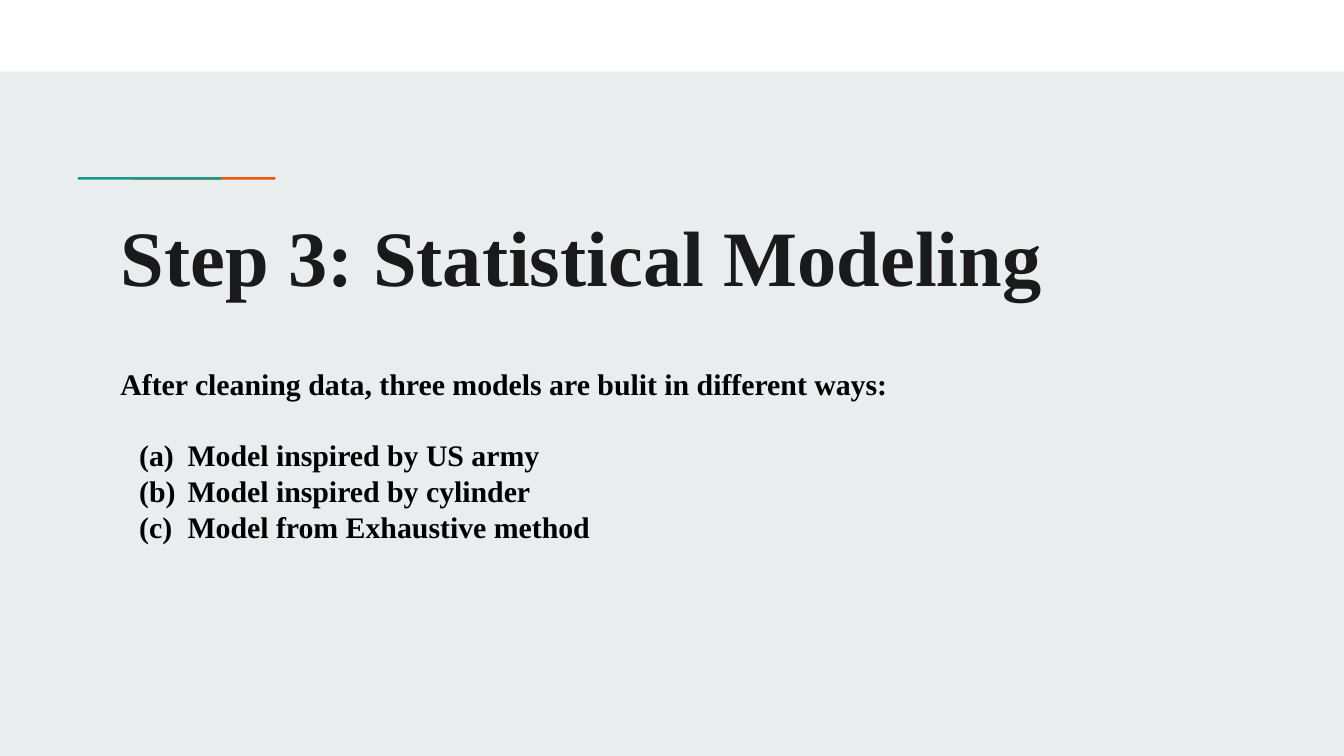
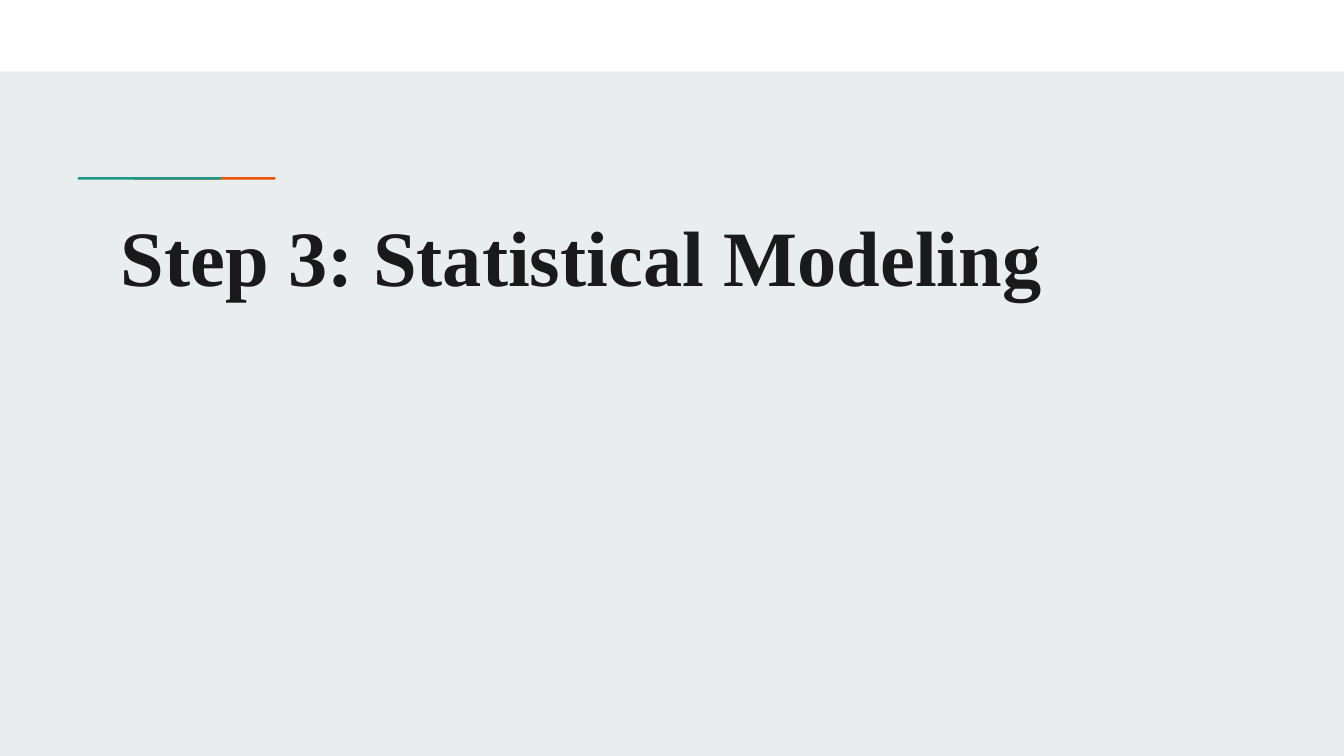
Before and after one commit to yzeng58/bodyfat-calculator, a slide deck: slide 10 of presentation/STAT628_module2.pptx. Drawn at 1344x756 pixels with LibreOffice and Linux fonts; fonts in the diff are those of the drawing. Boxes give left, top, right and bottom in pixels: in the first picture for what was removed or moved away, otherwise in the second. Text is boxed around its words. In the diff, an @@ line names an element or a change of style, - is before the commit and + after.

```diff
--- a/presentation/STAT628_module2.pptx
+++ b/presentation/STAT628_module2.pptx
@@ subtitle removed at (120,374,887,539) @@
-After cleaning data, three models are bulit in different ways:
-(a) Model inspired by US army
-(b) Model inspired by cylinder
-(c) Model from Exhaustive method
```
Also in this commit, not shown: 2 other slides changed, 1 other file.
